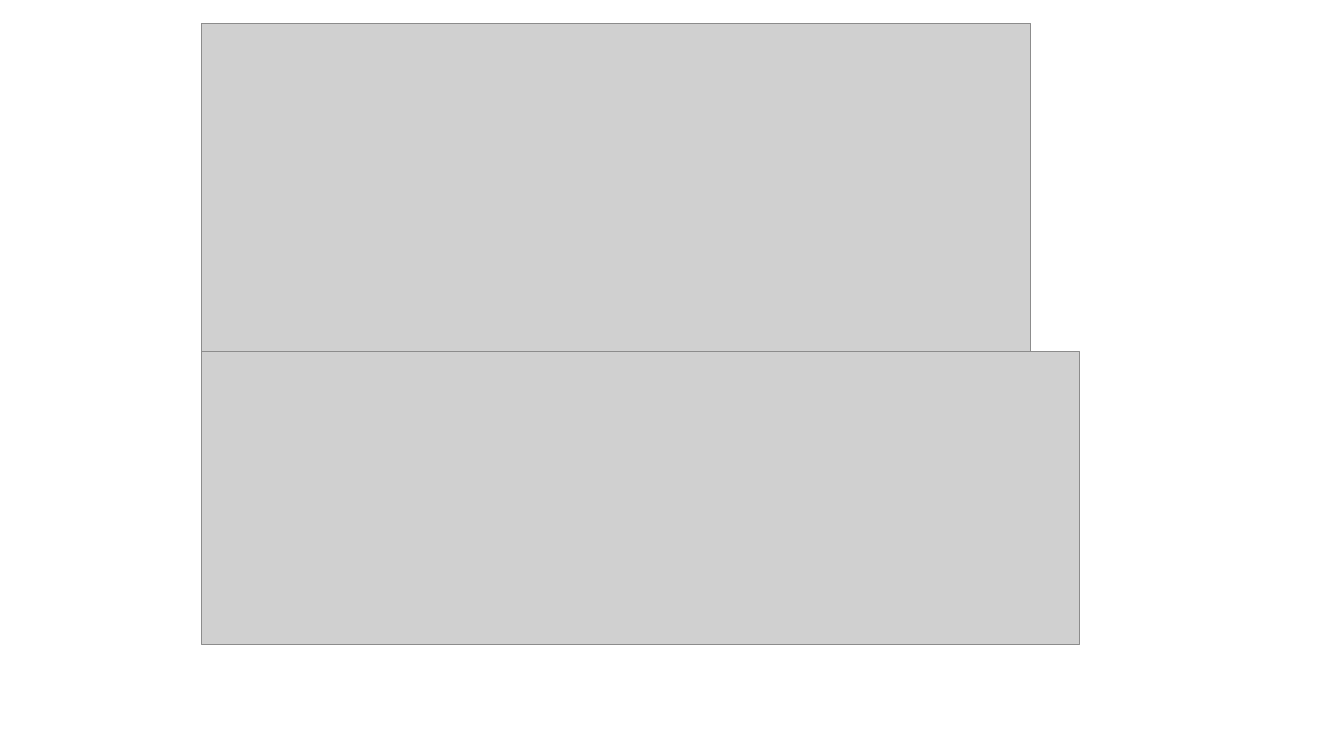
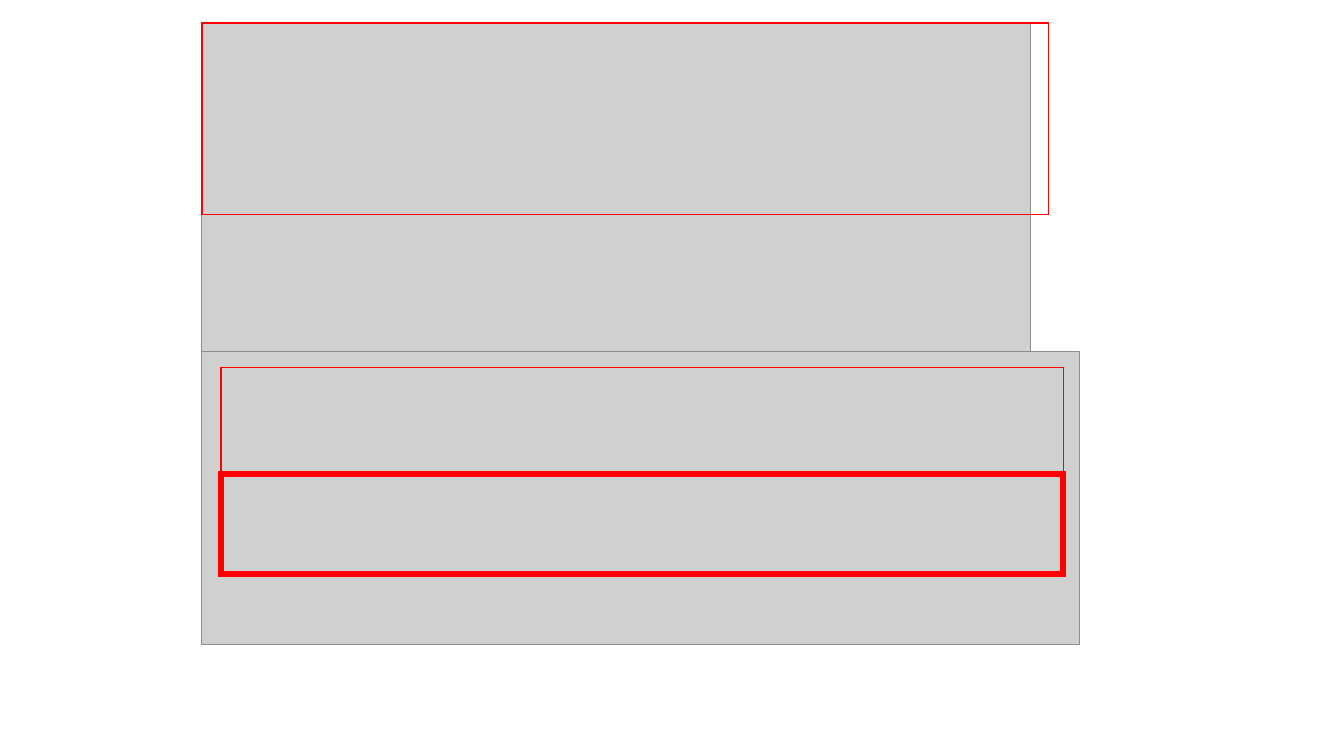
Before and after one commit to zaboltar/zaboltar.github.io, a slide deck: slide 8 of assets uarm/2022 2 UARM Etica PCrit/Arendt - pensar y reflx morales - de la historia a la accion.pptx. Drawn at 1344x756 pixels with LibreOffice and Linux fonts; fonts in the diff are those of the drawing; grey boxes stand for pictures. Boxes give left, top, right and bottom in pixels: in the first picture for what was removed or moved away, otherwise in the second. Text is boxed around its words. In the diff, an @@ line names an element or a change of style, - is before the commit and + after.

```diff
--- a/assets uarm/2022 2 UARM Etica PCrit/Arendt - pensar y reflx morales - de la historia a la accion.pptx
+++ b/assets uarm/2022 2 UARM Etica PCrit/Arendt - pensar y reflx morales - de la historia a la accion.pptx
@@ rectangle added at [202, 23, 1049, 215], outline #FF0000 1 pt @@
@@ rectangle added at [221, 368, 1063, 575], outline #FF0000 1 pt @@
@@ rectangle added at [221, 474, 1063, 574], outline #FF0000 4.5 pt @@
```
Also in this commit, not shown: 11 other slides changed, 10 slides added, 10 slides removed.
